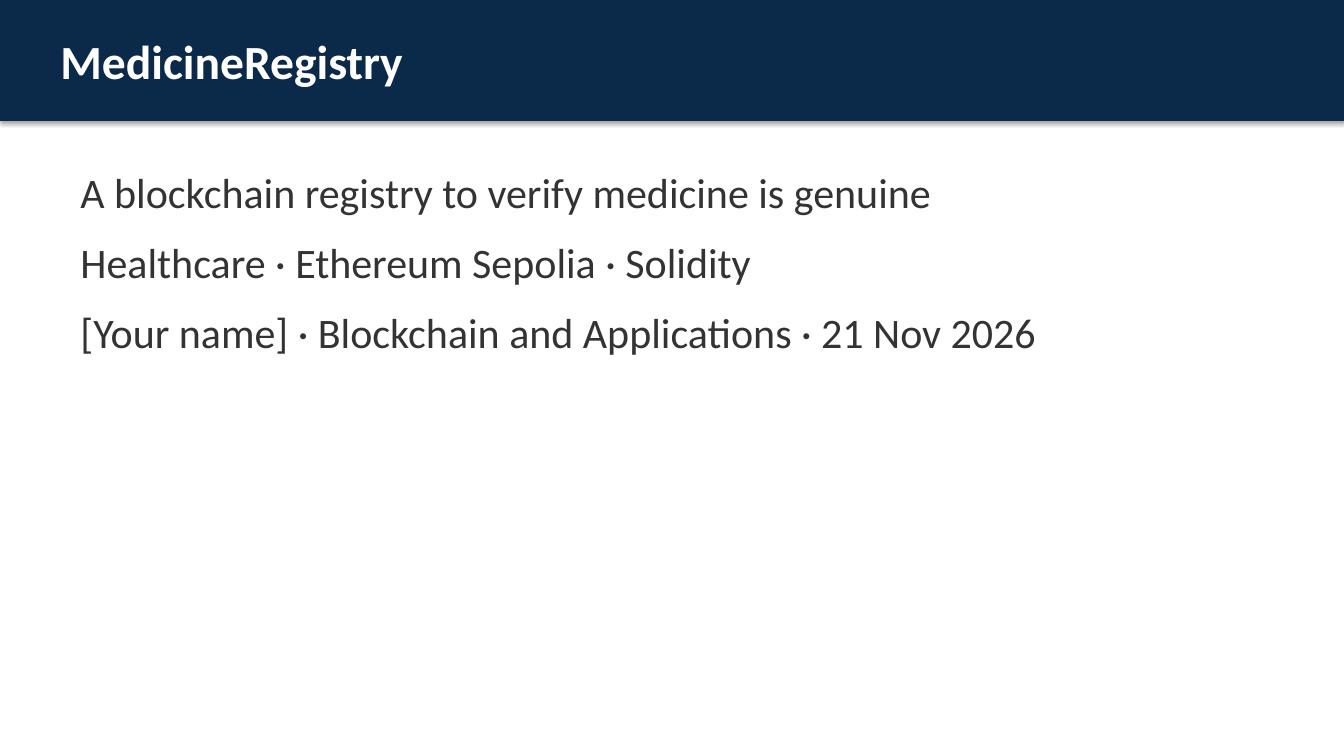
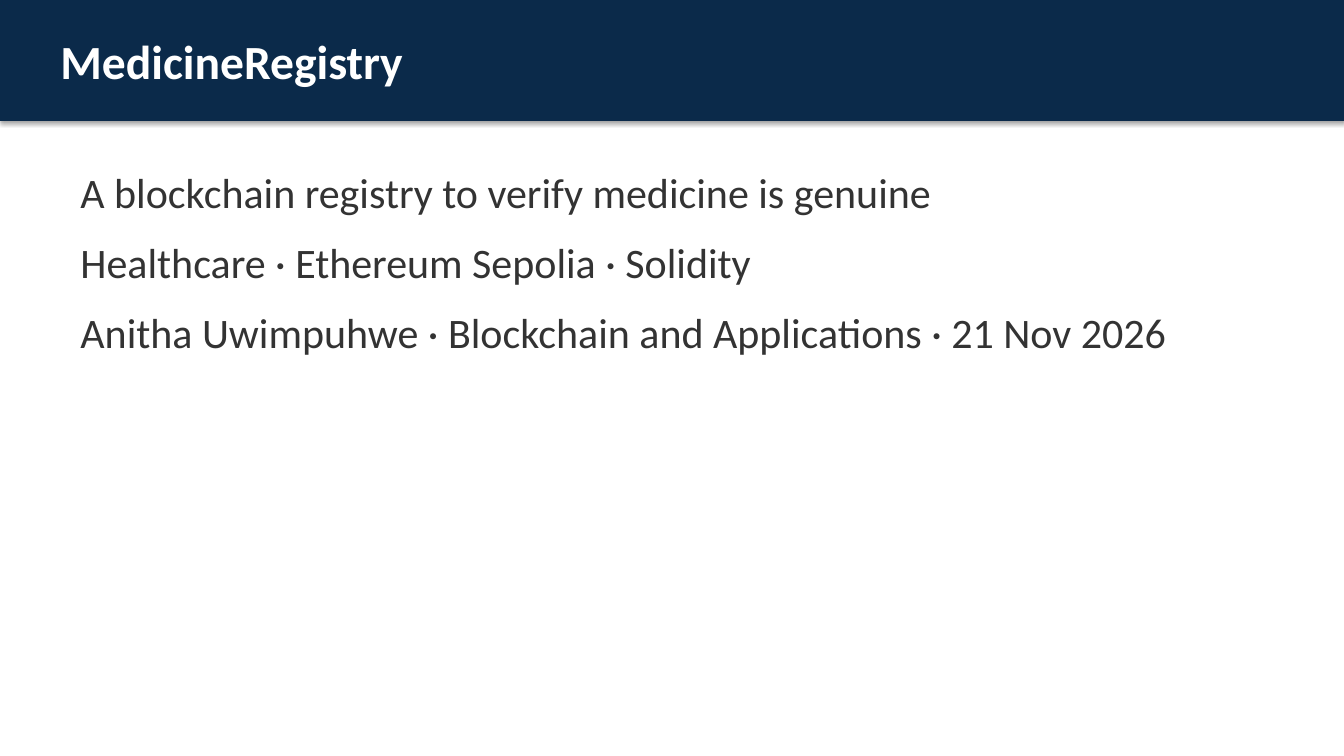
Before and after one commit to shasha-12/Medecine_Registry, a slide deck: slide 1 of docs/Presentation.pptx. Drawn at 1344x756 pixels with LibreOffice and Linux fonts; fonts in the diff are those of the drawing. Boxes give left, top, right and bottom in pixels: in the first picture for what was removed or moved away, otherwise in the second. Text is boxed around its words. In the diff, an @@ line names an element or a change of style, - is before the commit and + after.

```diff
--- a/docs/Presentation.pptx
+++ b/docs/Presentation.pptx
@@ text at <box>80,319,1166,355</box>: text changed @@
-[Your name] · Blockchain and Applications · 21 Nov 2026
+Anitha Uwimpuhwe · Blockchain and Applications · 21 Nov 2026
```
Also in this commit, not shown: 2 other slides changed, 15 other files.
